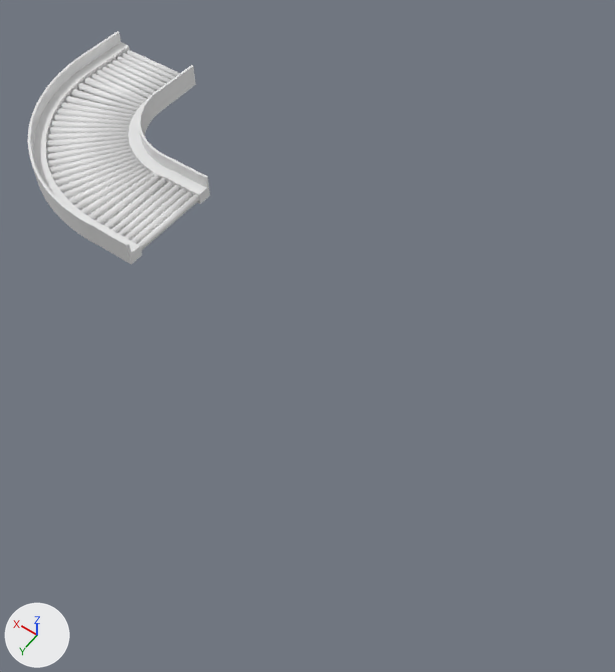
Two versions of the FBX model Assets/Mesh_Models/Line_Left_turn.fbx, one commit apart.
One viewpoint serves both versions: a 50 mm camera at (6.0, 20.0, 21.4) aimed at (15.2, 7.2, 1.2). Every picture has the same lights, and +X, +Y and +Z are marked at lower left.
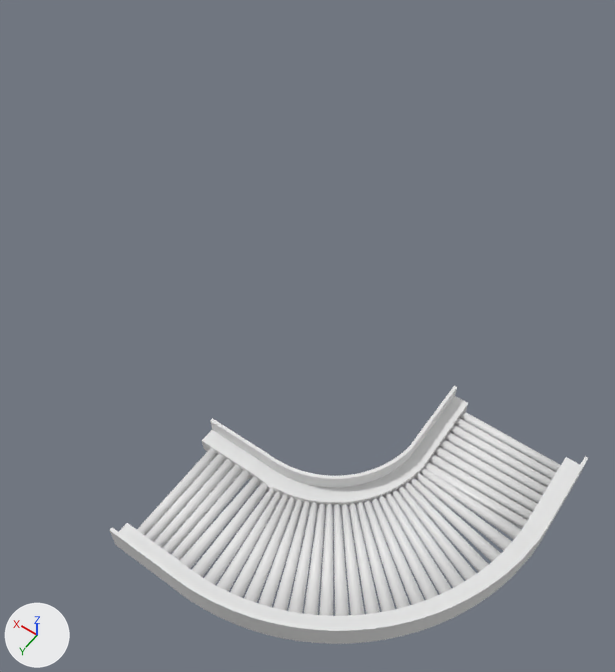
Where the change shows, as pixel boxes (x1, y1, x2, y2) in the pictures (615 x 672 px; the box of a moved part takes in the faces that stretch with it):
'Cylinder.006', reshaped, moved, turned, rescaled
    before: (28, 31, 210, 264)
    after: (110, 385, 588, 644)
part 1 of me_cylinder_018, moved or reshaped
    before: (138, 195, 199, 251)
    after: (137, 448, 217, 535)
part 2 of me_cylinder_018, moved or reshaped
    before: (130, 191, 193, 244)
    after: (145, 454, 226, 542)
part 3 of me_cylinder_018, moved or reshaped
    before: (124, 188, 187, 240)
    after: (154, 459, 234, 548)
part 4 of me_cylinder_018, moved or reshaped
    before: (118, 185, 180, 237)
    after: (162, 465, 242, 554)
part 5 of me_cylinder_018, moved or reshaped
    before: (111, 181, 174, 233)
    after: (171, 470, 251, 560)
part 6 of me_cylinder_018, moved or reshaped
    before: (104, 178, 167, 229)
    after: (180, 477, 260, 569)
part 7 of me_cylinder_018, moved or reshaped
    before: (95, 175, 160, 225)
    after: (192, 482, 268, 577)
part 8 of me_cylinder_018, moved or reshaped
    before: (46, 73, 155, 220)
    after: (204, 462, 528, 616)
part 9 of me_cylinder_018, moved or reshaped
    before: (96, 70, 151, 99)
    after: (429, 454, 532, 520)
part 10 of me_cylinder_018, moved or reshaped
    before: (101, 66, 156, 95)
    after: (434, 447, 537, 512)
part 11 of me_cylinder_018, moved or reshaped
    before: (106, 63, 161, 91)
    after: (439, 439, 542, 504)
part 12 of me_cylinder_018, moved or reshaped
    before: (111, 59, 166, 87)
    after: (445, 432, 547, 496)
part 13 of me_cylinder_018, moved or reshaped
    before: (116, 56, 171, 83)
    after: (450, 425, 552, 487)
part 14 of me_cylinder_018, moved or reshaped
    before: (121, 53, 175, 80)
    after: (455, 418, 556, 480)
part 15 of me_cylinder_018, moved or reshaped
    before: (125, 49, 180, 77)
    after: (460, 411, 561, 472)
part 16 of me_cylinder_018, added
    after: (202, 385, 468, 506)
part 17 of me_cylinder_018, added
    after: (110, 456, 588, 644)
part 18 of me_cylinder_018, deleted
    before: (128, 65, 210, 204)
part 19 of me_cylinder_018, deleted
    before: (28, 31, 142, 264)

Patch to the scene script:
```diff
--- a/Assets/Mesh_Models/Line_Left_turn.fbx.py
+++ b/Assets/Mesh_Models/Line_Left_turn.fbx.py
@@ me_cylinder_018 @@
 # used by ob_cylinder_006; location = (21.32, 6.4, -0.01); rotation_euler = (1.571, -1.571, 0.0), in degrees (90, -90, 0); scale = (-0.5, -0.5, -0.5)
-me_cylinder_018.from_pydata(...)  # 1512 vertices, 1153 faces; spans x -5.0..-3.2, y -0.3..16.3, z -12.8..3.9
+me_cylinder_018.from_pydata(...)  # 1528 vertices, 1169 faces; spans x -5.0..-3.2, y -13.1..3.9, z -13.1..3.9
+# me_cylinder_018 part 1: the loose piece of 24 vertices spanning x -3.9..-3.4, y -0.2..0.3, z -3.5..3.5 is moved by (0.0, -12.4, 0.0)
+# me_cylinder_018 part 2: the loose piece of 24 vertices spanning x -3.9..-3.4, y 0.3..0.8, z -3.5..3.5 is moved by (0.0, -12.4, 0.0)
+# me_cylinder_018 part 3: the loose piece of 24 vertices spanning x -3.9..-3.4, y 0.9..1.4, z -3.5..3.5 is moved by (0.0, -12.4, 0.0)
+# me_cylinder_018 part 4: the loose piece of 24 vertices spanning x -3.9..-3.4, y 1.4..1.9, z -3.5..3.5 is moved by (0.0, -12.4, 0.0)
+# me_cylinder_018 part 5: the loose piece of 24 vertices spanning x -3.9..-3.4, y 2.0..2.5, z -3.5..3.5 is moved by (0.0, -12.4, 0.0)
+# me_cylinder_018 part 6: the loose piece of 24 vertices spanning x -4.0..-3.3, y 2.5..3.2, z -3.5..3.5 is moved by (0.0, -12.4, 0.0)
+# me_cylinder_018 part 7: the loose piece of 24 vertices spanning x -4.0..-3.3, y 3.2..4.0, z -3.5..3.5 is moved by (0.0, -12.4, 0.0)
+# me_cylinder_018 part 8: the loose piece of 552 vertices spanning x -3.9..-3.4, y 3.7..15.9, z -8.9..3.5 is moved by (0.0, -12.4, 0.0)
+# me_cylinder_018 part 9: the loose piece of 24 vertices spanning x -3.9..-3.4, y 8.9..15.9, z -9.5..-9.0 is moved by (0.0, -12.4, 0.0)
+# me_cylinder_018 part 10: the loose piece of 24 vertices spanning x -3.9..-3.4, y 8.9..15.9, z -10.0..-9.5 is moved by (0.0, -12.4, 0.0)
+# me_cylinder_018 part 11: the loose piece of 24 vertices spanning x -3.9..-3.4, y 8.9..15.9, z -10.6..-10.1 is moved by (0.0, -12.4, 0.0)
+# me_cylinder_018 part 12: the loose piece of 24 vertices spanning x -3.9..-3.4, y 8.9..15.9, z -11.2..-10.7 is moved by (0.0, -12.4, 0.0)
+# me_cylinder_018 part 13: the loose piece of 24 vertices spanning x -3.9..-3.4, y 8.9..15.9, z -11.7..-11.2 is moved by (0.0, -12.4, 0.0)
+# me_cylinder_018 part 14: the loose piece of 24 vertices spanning x -3.9..-3.4, y 8.9..15.9, z -12.2..-11.8 is moved by (0.0, -12.4, 0.0)
+# me_cylinder_018 part 15: the loose piece of 24 vertices spanning x -3.9..-3.4, y 8.9..15.9, z -12.8..-12.3 is moved by (0.0, -12.4, 0.0)
+# me_cylinder_018 part 16: a new loose piece of 320 vertices spanning x -5.0..-3.2, y -13.1..-2.9, z -13.1..-2.9
+# me_cylinder_018 part 17: a new loose piece of 320 vertices spanning x -5.0..-3.2, y -13.1..3.9, z -13.1..3.9
+# me_cylinder_018 part 18: 312 vertices removed from x -5.0..-3.2, y -0.3..9.5, z -12.8..-2.9
+# me_cylinder_018 part 19: 312 vertices removed from x -5.0..-3.2, y -0.3..16.3, z -12.8..3.9
@@ ob_cylinder_006 @@
 ob_cylinder_006 = bpy.data.objects.new('Cylinder.006', me_cylinder_018)
-ob_cylinder_006.location = (21.32, 6.4, -0.01)
-ob_cylinder_006.rotation_euler = (1.571, -1.571, 0.0)  # degrees (90, -90, 0)
-ob_cylinder_006.scale = (-0.5, -0.5, -0.5)
+ob_cylinder_006.location = (8.48, 13.61, 0.0)
+ob_cylinder_006.rotation_euler = (-1.571, 1.571, 0.0)  # degrees (-90, 90, 0)
+ob_cylinder_006.scale = (0.5, 0.5, 0.5)
```
